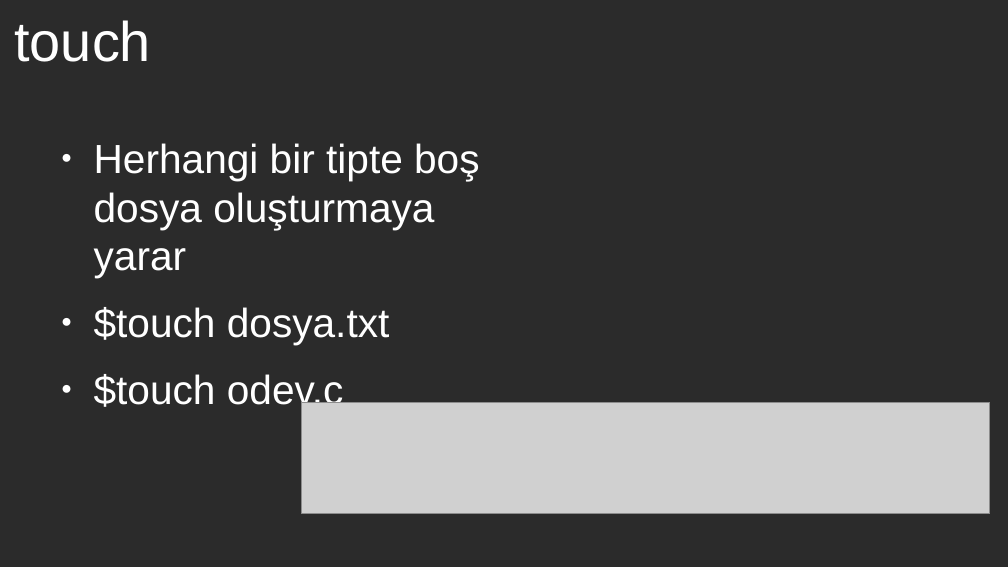
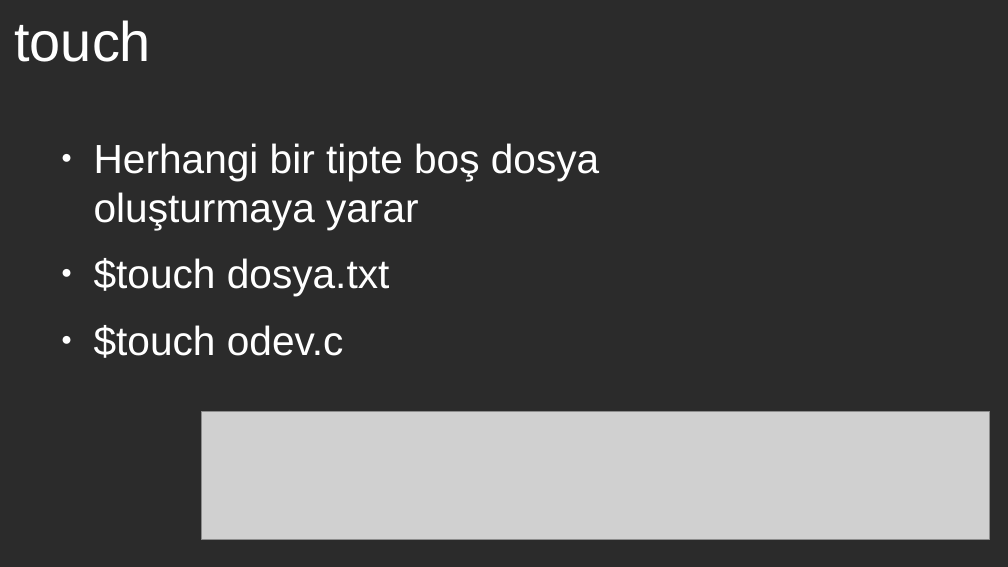
Before and after one commit to bengunur06/GNU-Linux-IEEE-CS, a slide deck: slide 30 of gnu-linux-2.odp. Drawn at 1008x567 pixels with LibreOffice and Linux fonts; fonts in the diff are those of the drawing; grey boxes stand for pictures; background and template pictures are left out; a plain dark background stands for a picture behind light text. Boxes give left, top, right and bottom in pixels: in the first picture for what was removed or moved away, otherwise in the second. Text is boxed around its words. In the diff, an @@ line names an element or a change of style, - is before the commit and + after.

```diff
--- a/gnu-linux-2.odp
+++ b/gnu-linux-2.odp
@@ text "Herhangi bir tipte boş dosya ..." rewrapped from (94, 143, 480, 412) to (94, 143, 599, 358) @@
@@ picture: place and size @@
-picture at (302, 402, 990, 514)
+picture at (201, 412, 990, 540)
```
Also in this commit, not shown: 1 other slide changed, 3 slides added, 1 slide removed.
